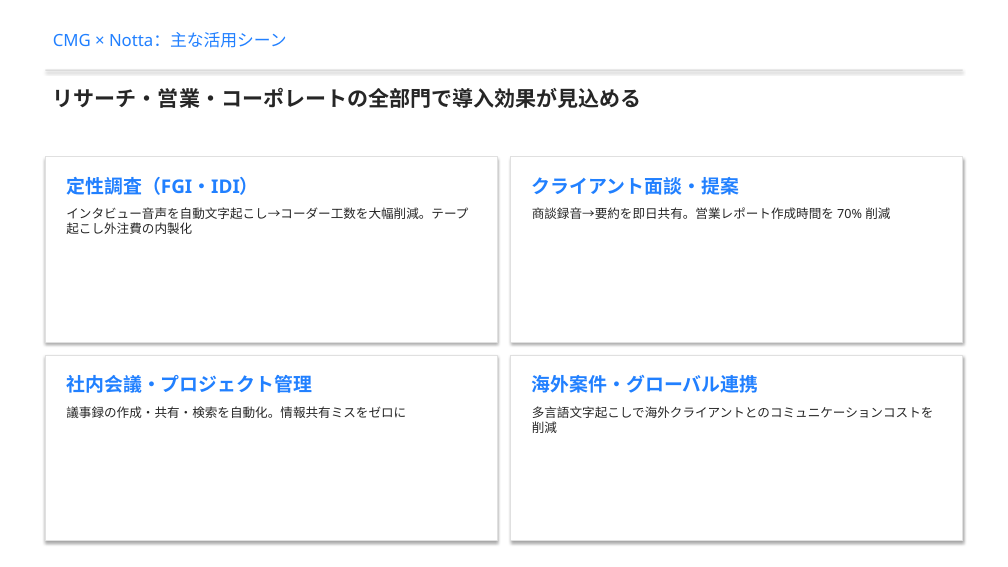
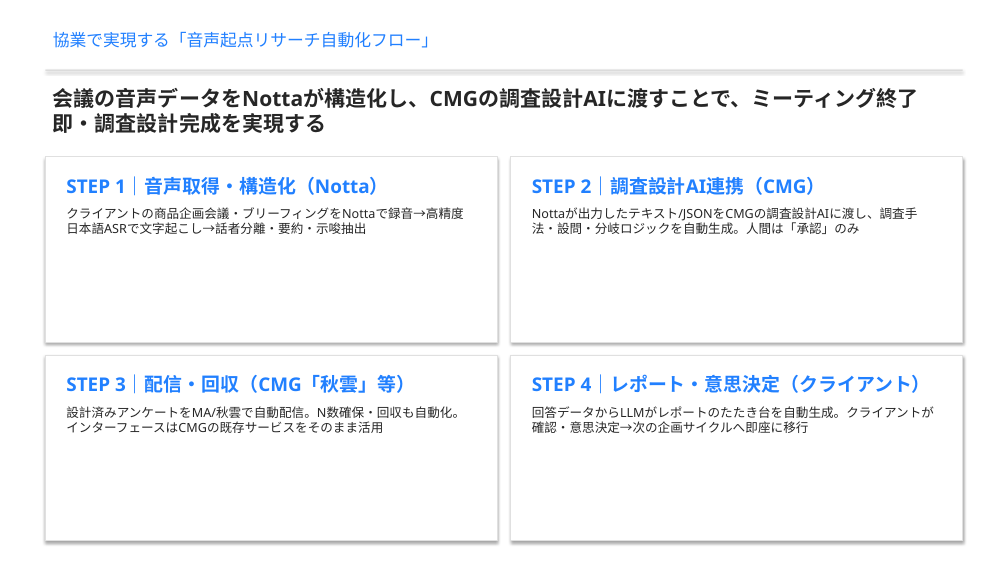
Before and after one commit to hideakikawano-beep/pptCreate, a slide deck: slide 6 of cross_marketing_notta_presentation.pptx (slide 5 before the commit). Drawn at 1008x567 pixels with LibreOffice and Linux fonts; fonts in the diff are those of the drawing. Boxes give left, top, right and bottom in pixels: in the first picture for what was removed or moved away, otherwise in the second. Text is boxed around its words. In the diff, an @@ line names an element or a change of style, - is before the commit and + after.

```diff
--- a/cross_marketing_notta_presentation.pptx
+++ b/cross_marketing_notta_presentation.pptx
@@ text at <box>53,31,438,48</box>: text changed @@
-CMG × Notta：主な活用シーン
+協業で実現する「音声起点リサーチ自動化フロー」
@@ text at <box>53,88,919,133</box>: text changed @@
-リサーチ・営業・コーポレートの全部門で導入効果が見込める
+会議の音声データをNottaが構造化し、CMGの調査設計AIに渡すことで、ミーティング終了即・調査設計完成を実現する
@@ text at <box>66,176,389,196</box>: text changed @@
-定性調査（FGI・IDI）
+STEP 1｜音声取得・構造化（Notta）
@@ text at <box>532,176,826,196</box>: text changed @@
-クライアント面談・提案
+STEP 2｜調査設計AI連携（CMG）
@@ text at <box>66,207,463,234</box>: text changed @@
-インタビュー音声を自動文字起こし→コーダー工数を大幅削減。テープ起こし外注費の内製化
+クライアントの商品企画会議・ブリーフィングをNottaで録音→高精度日本語ASRで文字起こし→話者分離・要約・示唆抽出
@@ text at <box>532,207,918,234</box>: text changed @@
-商談録音→要約を即日共有。営業レポート作成時間を 70% 削減
+Nottaが出力したテキスト/JSONをCMGの調査設計AIに渡し、調査手法・設問・分岐ロジックを自動生成。人間は「承認」のみ
@@ text at <box>66,374,415,394</box>: text changed @@
-社内会議・プロジェクト管理
+STEP 3｜配信・回収（CMG「秋雲」等）
@@ text at <box>532,374,931,394</box>: text changed @@
-海外案件・グローバル連携
+STEP 4｜レポート・意思決定（クライアント）
@@ text at <box>66,406,465,433</box>: text changed @@
-議事録の作成・共有・検索を自動化。情報共有ミスをゼロに
+設計済みアンケートをMA/秋雲で自動配信。N数確保・回収も自動化。インターフェースはCMGの既存サービスをそのまま活用
@@ text at <box>532,406,934,433</box>: text changed @@
-多言語文字起こしで海外クライアントとのコミュニケーションコストを削減
+回答データからLLMがレポートのたたき台を自動生成。クライアントが確認・意思決定→次の企画サイクルへ即座に移行
```
Also in this commit, not shown: 5 other slides changed, 5 slides added, 4 slides removed, 1 other file.
